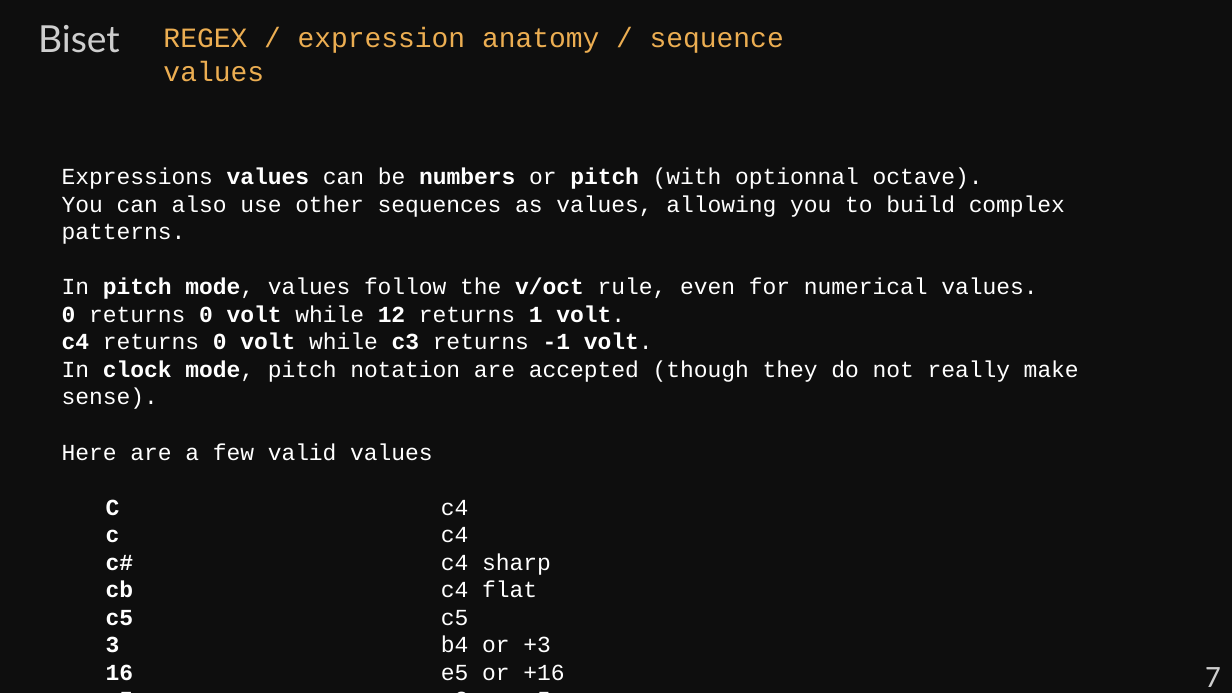
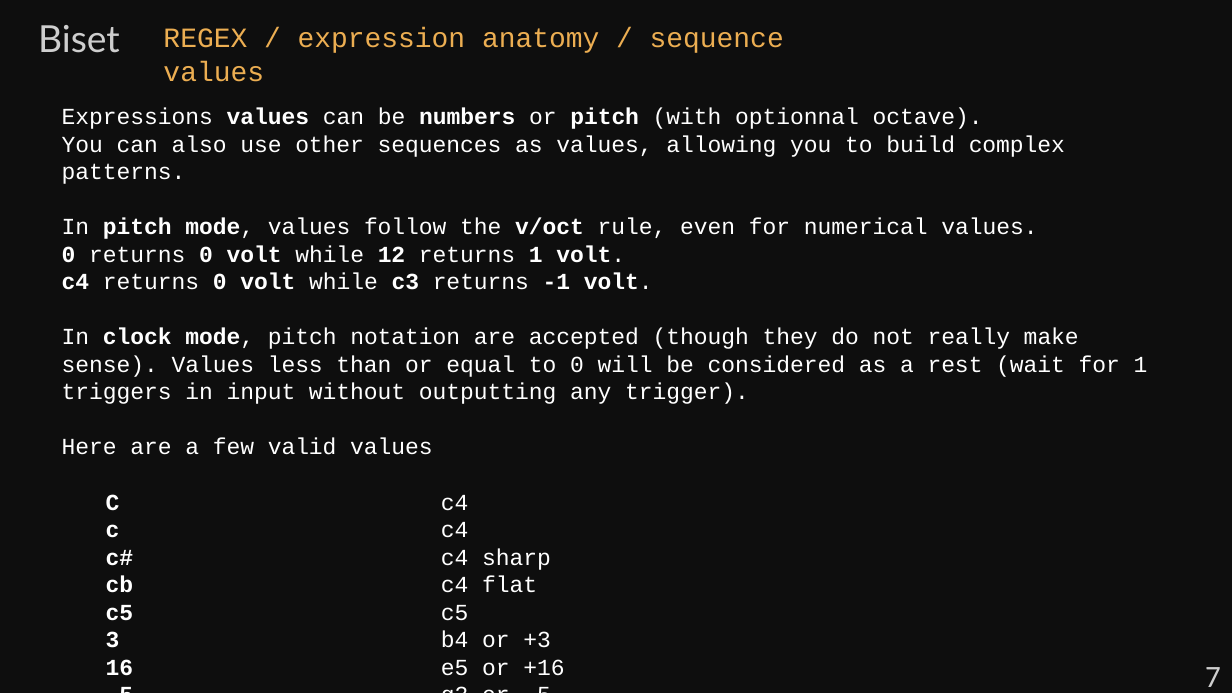
Before and after one commit to gibbonjoyeux/VCV-Biset, a slide deck: slide 8 of doc/Manual-Regex.odp. Drawn at 1232x693 pixels with LibreOffice and Linux fonts; fonts in the diff are those of the drawing. Boxes give left, top, right and bottom in pixels: in the first picture for what was removed or moved away, otherwise in the second. Text is boxed around its words. In the diff, an @@ line names an element or a change of style, - is before the commit and + after.

```diff
--- a/doc/Manual-Regex.odp
+++ b/doc/Manual-Regex.odp
@@ text "Expressions values can be numbers ...": place and size @@
-text "Expressions values can be numbers ..." at [62, 168, 1079, 681]
+text "Expressions values can be numbers ..." at [62, 107, 1148, 621]
@@ text at [62, 328, 1148, 404]: text changed @@
-In clock mode, pitch notation are accepted (though they do not really make sense).
+In clock mode, pitch notation are accepted (though they do not really make sense). Values less than or equal to 0 will be considered as a rest (wait for 1 triggers in input without outputting any trigger).
```
Also in this commit, not shown: 2 other slides changed, 1 slide added, 9 other files.
